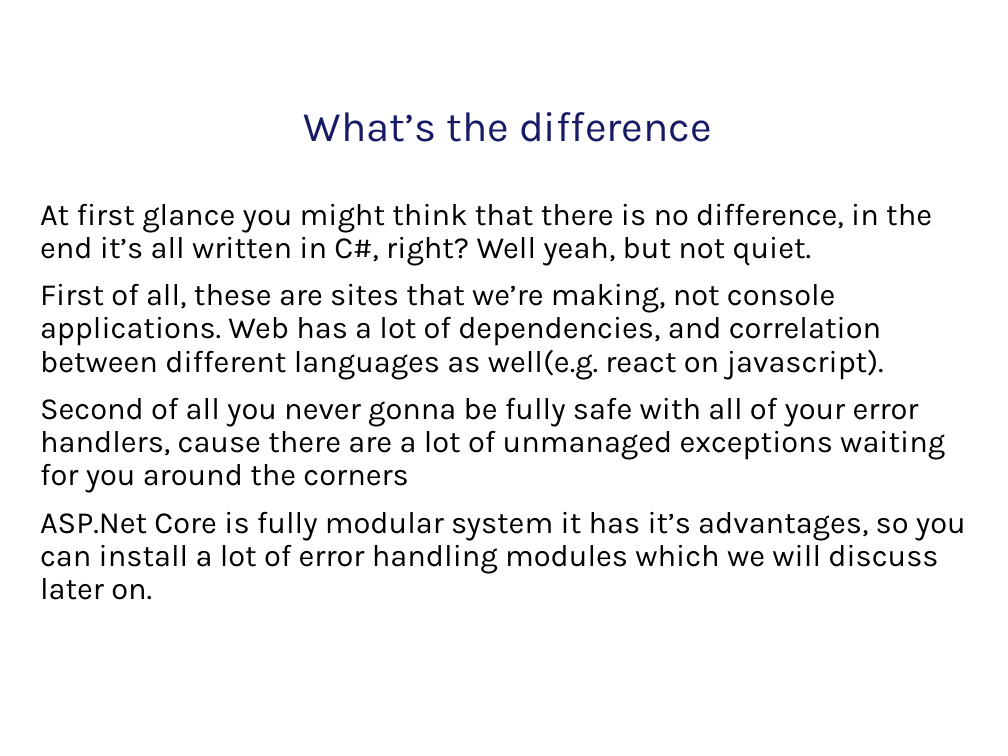
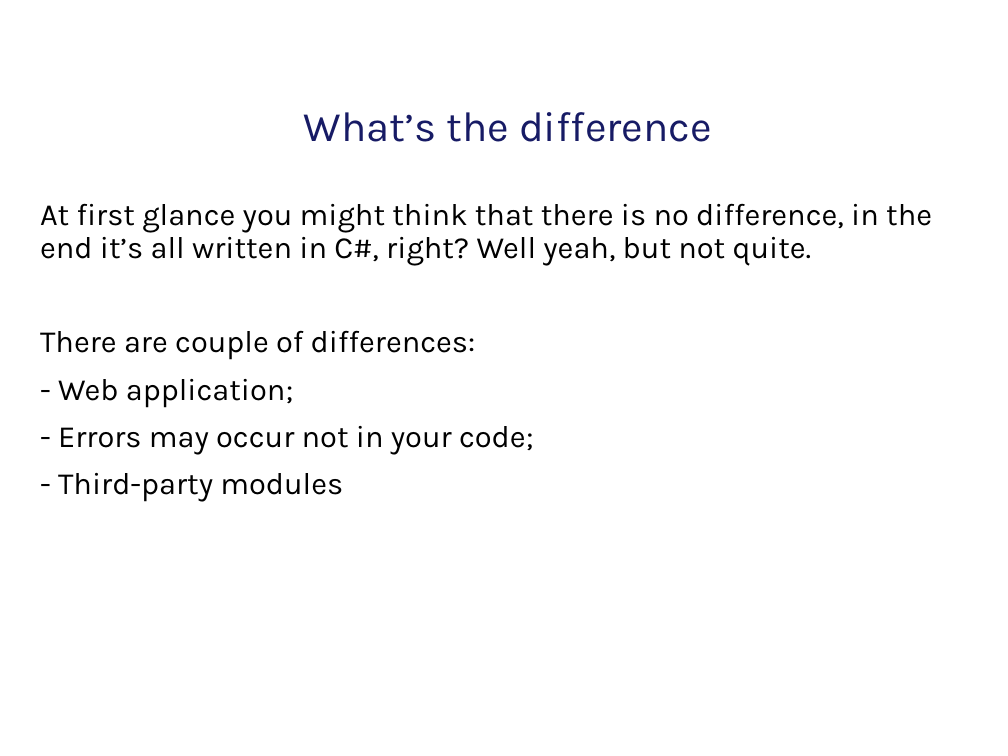
Before and after one commit to tarasiscom/Lv-273, a slide deck: slide 2 of education/Exception_Handling_In_Core_Puhach_Ivan.pptx. Drawn at 1008x756 pixels with LibreOffice and Linux fonts; fonts in the diff are those of the drawing; background and template pictures are left out. Boxes give left, top, right and bottom in pixels: in the first picture for what was removed or moved away, otherwise in the second. Text is boxed around its words. In the diff, an @@ line names an element or a change of style, - is before the commit and + after.

Commit message:
Exception handling presentation edited

```diff
--- a/education/Exception_Handling_In_Core_Puhach_Ivan.pptx
+++ b/education/Exception_Handling_In_Core_Puhach_Ivan.pptx
@@ text at <box>40,203,932,502</box>: text changed @@
-At first glance you might think that there is no difference, in the end it’s all written in C#, right? Well yeah, but not quiet.
-First of all, these are sites that we’re making, not console applications. Web has a lot of dependencies, and correlation between different languages as well(e.g. react on javascript).
-Second of all you never gonna be fully safe with all of your error handlers, cause there are a lot of unmanaged exceptions waiting for you around the corners
-ASP.Net Core is fully modular system it has it’s advantages, so you can install a lot of error handling modules which we will discuss later on.
+At first glance you might think that there is no difference, in the end it’s all written in C#, right? Well yeah, but not quite.
+There are couple of differences:
+- Web application;
+- Errors may occur not in your code;
+- Third-party modules
```
Also in this commit, not shown: 3 other slides changed, 3 slides added, 1 slide removed.
